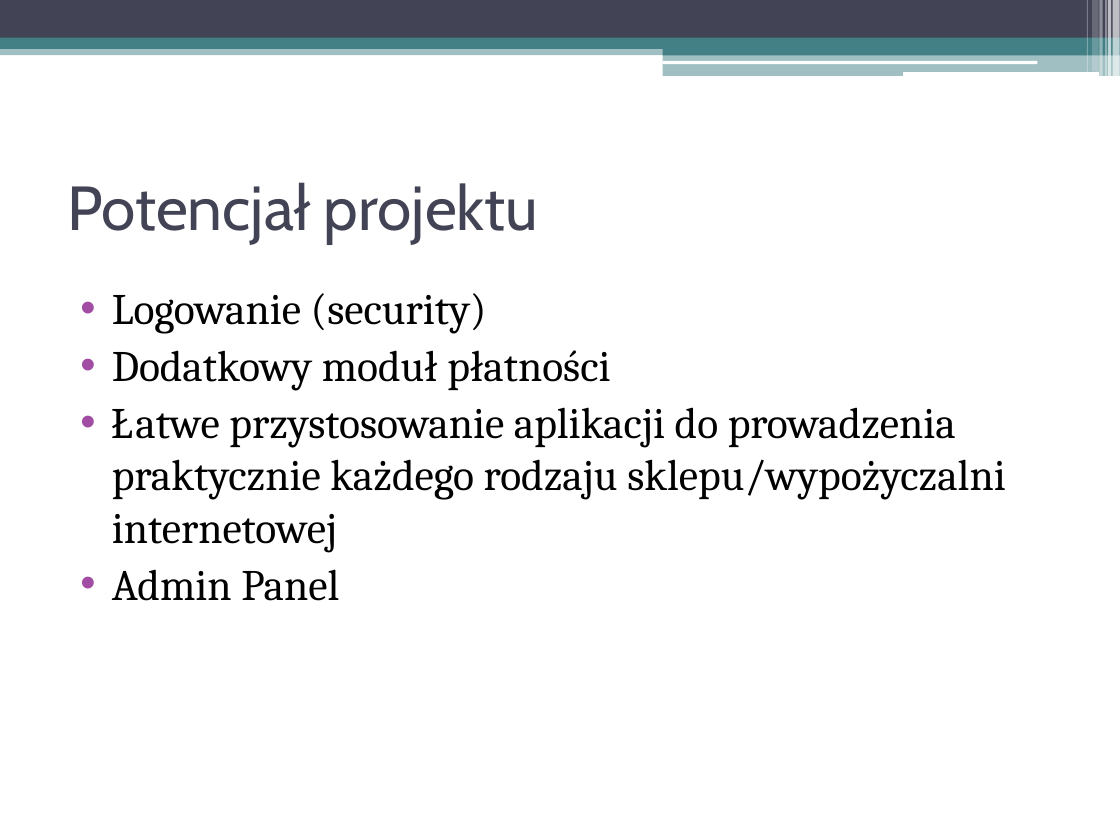
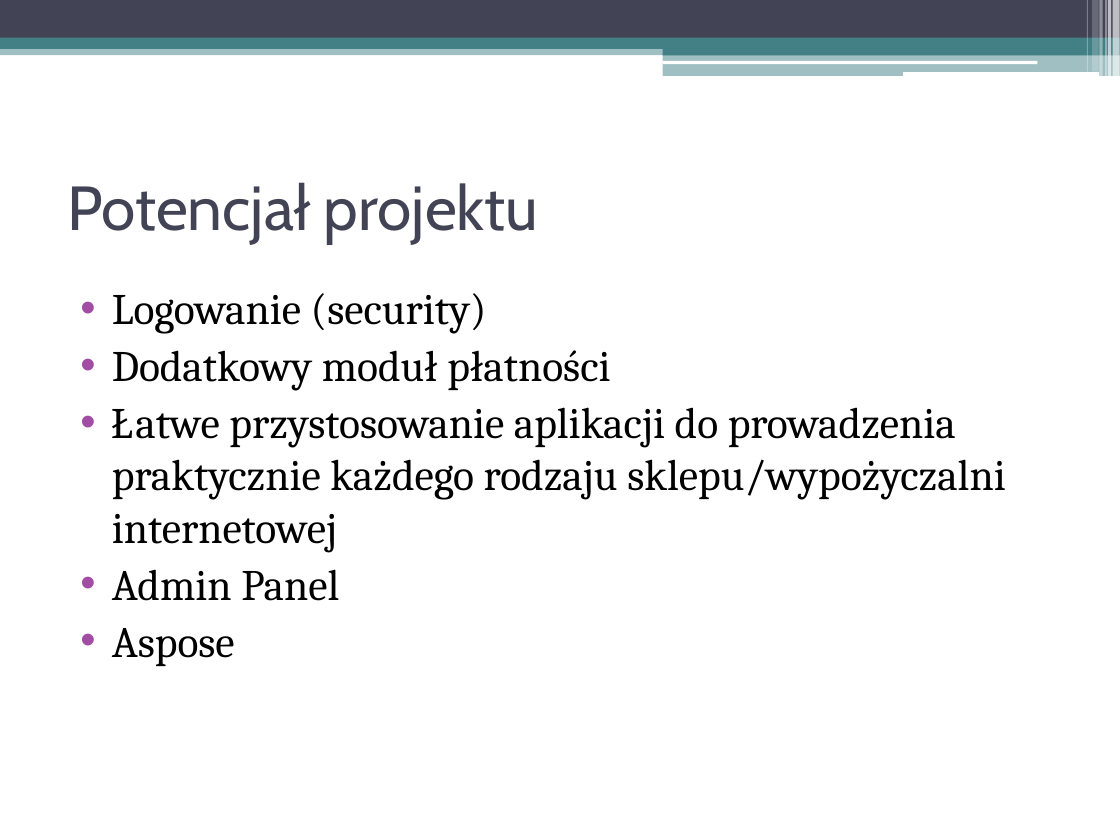
Before and after one commit to ILuckI/Projekt0, a slide deck: slide 4 of src/main/resources/prezentacja/Car Rent 71 - prezentacja.pptx. Drawn at 1120x840 pixels with LibreOffice and Linux fonts; fonts in the diff are those of the drawing. Boxes give left, top, right and bottom in pixels: in the first picture for what was removed or moved away, otherwise in the second. Text is boxed around its words. In the diff, an @@ line names an element or a change of style, - is before the commit and + after.

Commit message:
Jeszcze jedna wersja prezentacji

```diff
--- a/src/main/resources/prezentacja/Car Rent 71 - prezentacja.pptx
+++ b/src/main/resources/prezentacja/Car Rent 71 - prezentacja.pptx
@@ text at (112,628,235,666): paragraph added @@
+• Aspose
```
